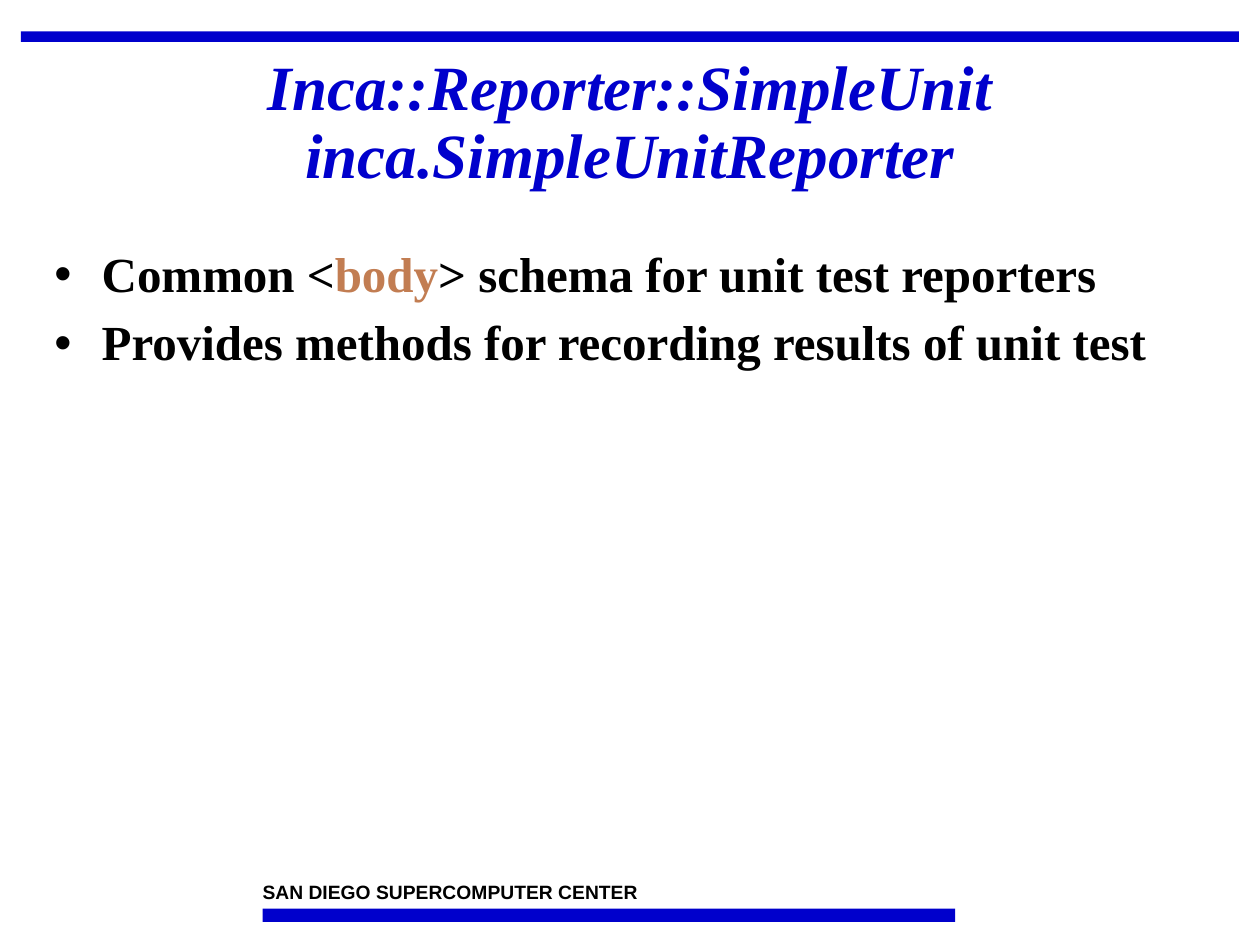
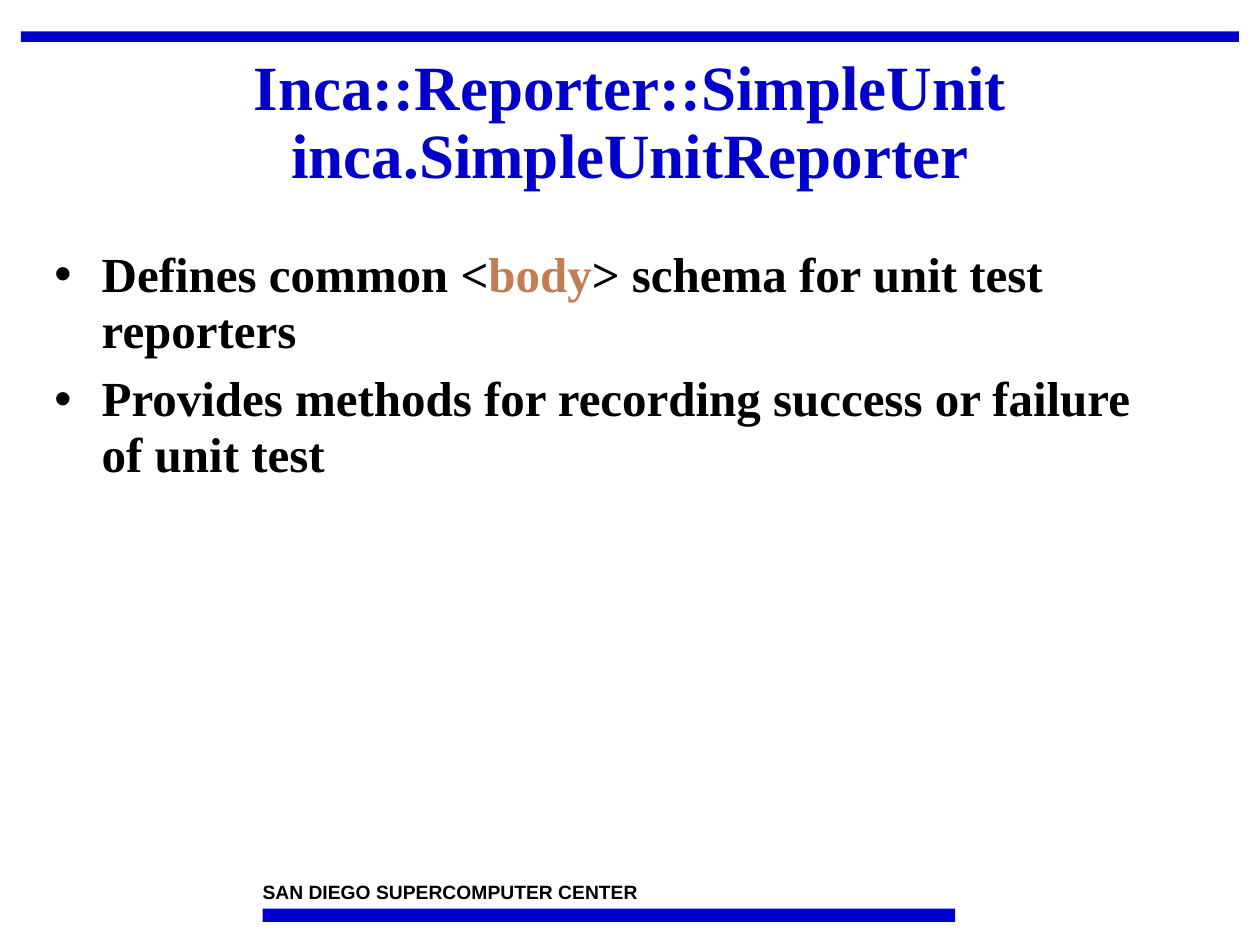
Before and after one commit to IncaProject/inca-xsede, a slide deck: slide 19 of talks/2008workshop/incaReporters.ppt (slide 20 before the commit). Drawn at 1260x945 pixels with LibreOffice and Linux fonts; fonts in the diff are those of the drawing; background and template pictures are left out. Boxes give left, top, right and bottom in pixels: in the first picture for what was removed or moved away, otherwise in the second. Text is boxed around its words. In the diff, an @@ line names an element or a change of style, - is before the commit and + after.

```diff
--- a/talks/2008workshop/incaReporters.ppt
+++ b/talks/2008workshop/incaReporters.ppt
@@ title "Inca::Reporter::SimpleUnit inca.SimpleUnitReporter" at [254,66,1006,190]: italic off @@
@@ text at [102,257,1130,473]: text changed @@
-• Common <body> schema for unit test reporters
-• Provides methods for recording results of unit test
+• Defines common <body> schema for unit test reporters
+• Provides methods for recording success or failure of unit test
```
Also in this commit, not shown: 32 other slides changed, 1 slide added, 5 slides removed, 1 other file.
